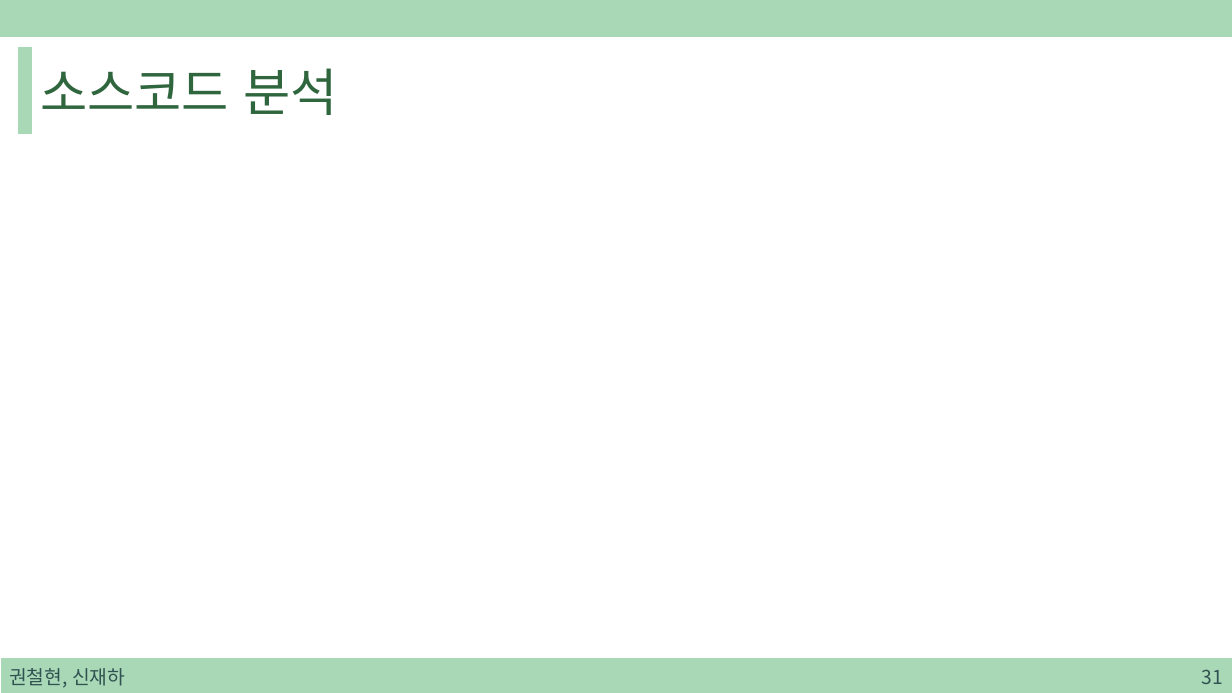
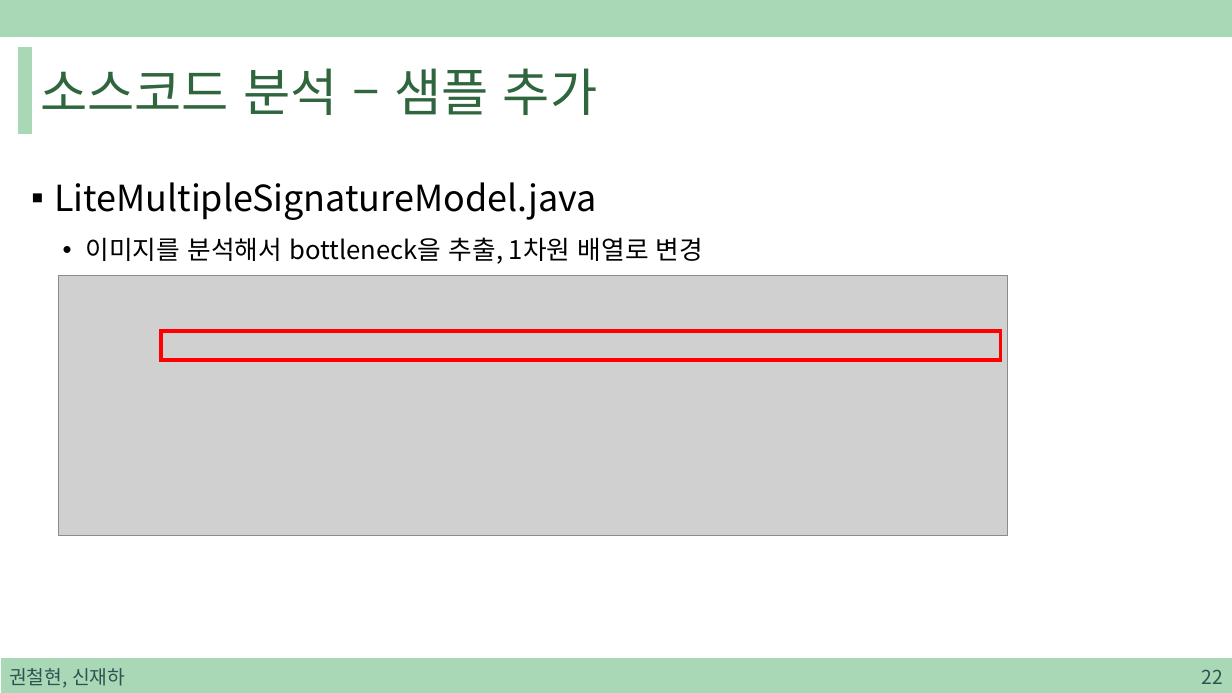
Before and after one commit to sjh4287/capston, a slide deck: slide 22 of 2022.01.21/On-Device Training.pptx (slide 31 before the commit). Drawn at 1232x693 pixels with LibreOffice and Linux fonts; fonts in the diff are those of the drawing; grey boxes stand for pictures. Boxes give left, top, right and bottom in pixels: in the first picture for what was removed or moved away, otherwise in the second. Text is boxed around its words. In the diff, an @@ line names an element or a change of style, - is before the commit and + after.

```diff
--- a/2022.01.21/On-Device Training.pptx
+++ b/2022.01.21/On-Device Training.pptx
@@ title at bbox=[41, 68, 597, 115]: text changed @@
-소스코드 분석
+소스코드 분석 – 샘플 추가
@@ text added at bbox=[54, 182, 703, 264], 28 pt, text #000000 @@
+▪ LiteMultipleSignatureModel.java
+  • 이미지를 분석해서 bottleneck을 추출, 1차원 배열로 변경
@@ picture added at bbox=[59, 275, 1008, 536] @@
@@ rectangle added at bbox=[162, 331, 1001, 360], outline #FF0000 3 pt @@
@@ page number at bbox=[1201, 669, 1222, 684]: text changed @@
-31
+22
```
Also in this commit, not shown: 22 other slides changed, 8 slides removed.
